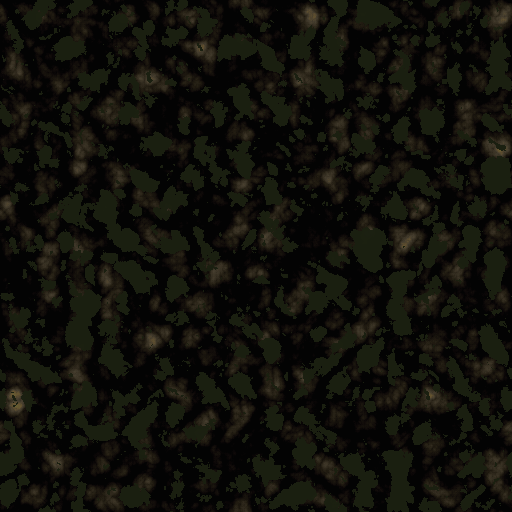
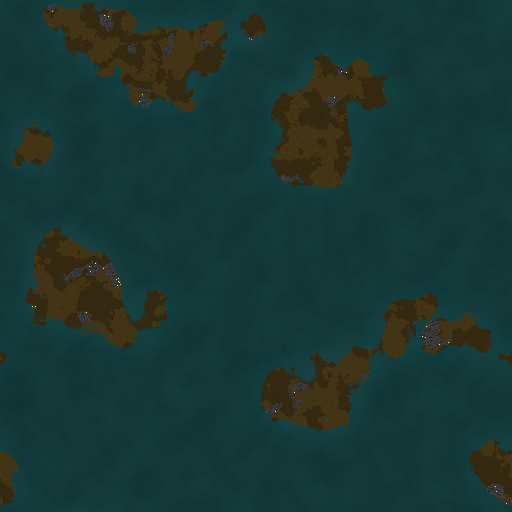
Layered file, before and after one edit (512 × 512). Changes by layer:
removed layer "Background" over [0, 0, 512, 512]
added layer "Layer #7" (lighten) above "Layer #6" over [0, 0, 512, 512]
added layer "Layer #6" (lighten) above "Layer #5" over [0, 0, 512, 512]
added layer "Layer #5" above "Layer #4" over [29, 11, 507, 504]
added layer "Layer #4" (luminosity, 60%) above "Layer #2" over [0, 0, 512, 512]
added layer "Layer #2" above "Layer #8" over [0, 3, 512, 505]
added layer "Layer #8" (saturation, 29%) above "Layer #3" over [0, 0, 512, 512]
added layer "Layer #3" (soft light) above "Layer #1" over [0, 0, 512, 512]
added layer "Layer #1" over [0, 0, 512, 512]
